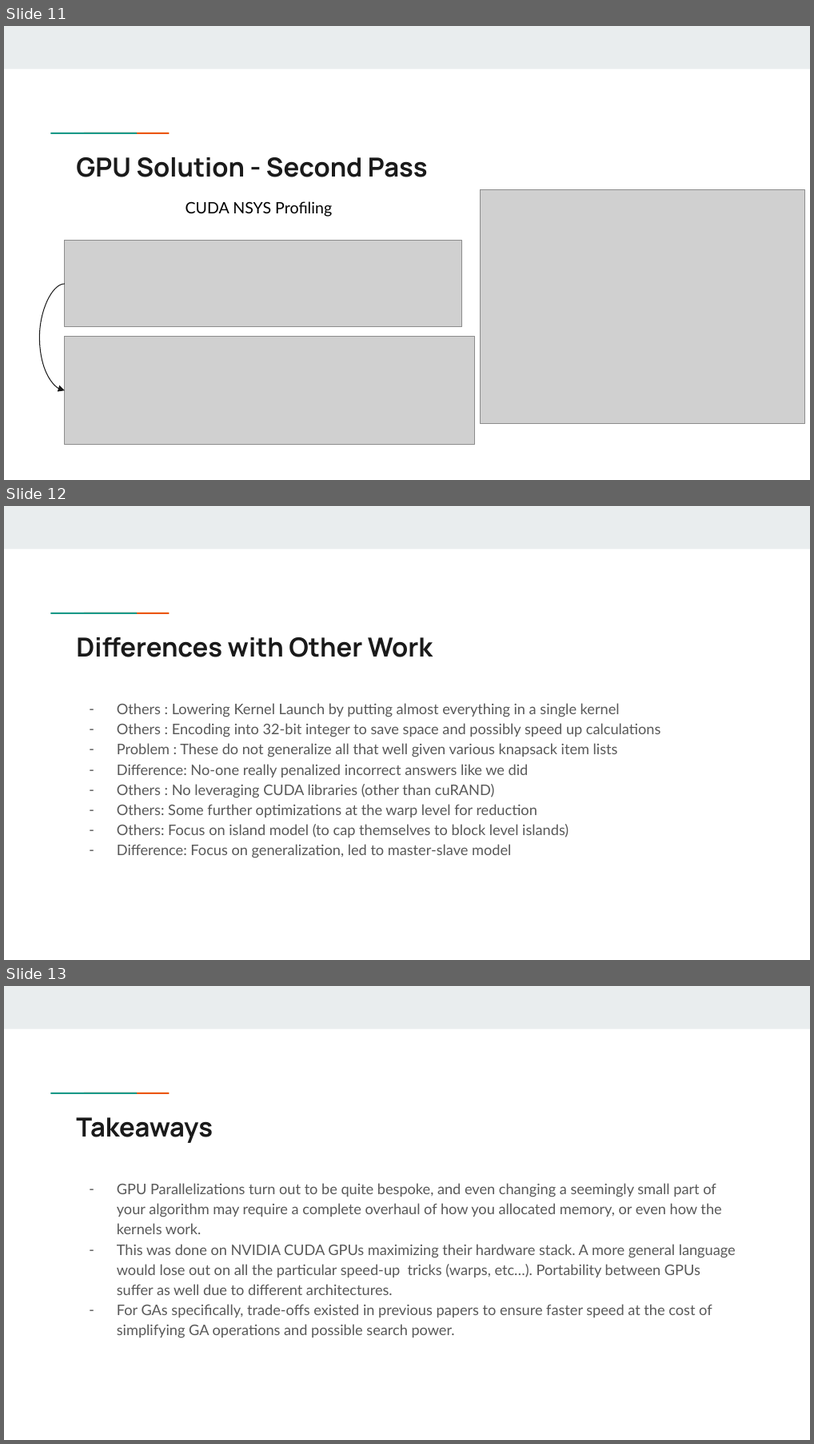
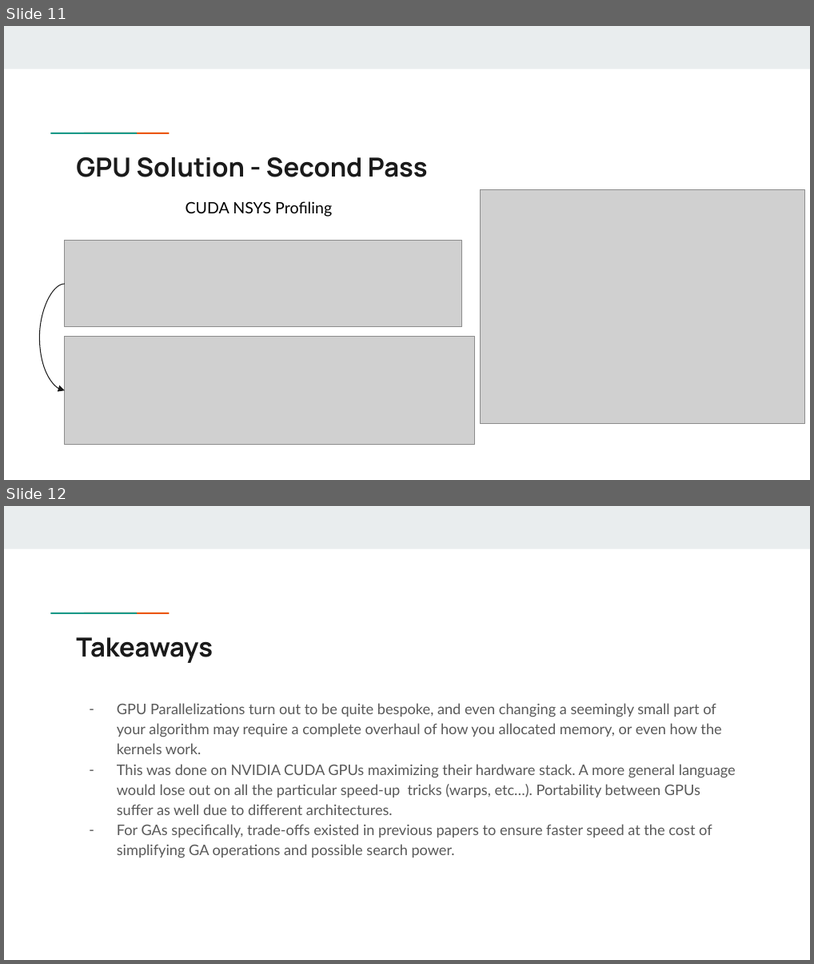
Before and after one commit to ggsavin/ggsavin.github.io, a slide deck: Slide_Presentation.pptx. Shown one above the other, each under a label of ours: slides 11, 12 and 13 before the commit, slides 11 and 12 after it. The pictures are 814x1444 and 814x964 pixels, drawn with LibreOffice and Linux fonts; fonts in the diff are those of the drawing; grey boxes stand for pictures. Boxes give left, top, right and bottom in pixels: in the first picture for what was removed or moved away, otherwise in the second. Text is boxed around its words. In the diff, an @@ line names an element or a change of style, - is before the commit and + after.

```diff
--- a/Slide_Presentation.pptx
+++ b/Slide_Presentation.pptx
@@ slide 12 removed at (x1=4, y1=506, x2=810, y2=960), background #FFFFFF; not listed: 3 template elements that a slide beside it also shows @@
@@ title removed at (x1=76, y1=637, x2=433, y2=657) @@
-Differences with Other Work
@@ text removed at (x1=117, y1=703, x2=661, y2=858) @@
-– Others : Lowering Kernel Launch by putting almost everything in a single kernel
-– Others : Encoding into 32-bit integer to save space and possibly speed up calculations
-– Problem : These do not generalize all that well given various knapsack item lists
-– Difference: No-one really penalized incorrect answers like we did
-– Others : No leveraging CUDA libraries (other than cuRAND)
-– Others: Some further optimizations at the warp level for reduction
-– Others: Focus on island model (to cap themselves to block level islands)
-– Difference: Focus on generalization, led to master-slave model
@@ what was slide 13 is now slide 12 @@
```
Also in this commit, not shown: 1 slide changed, 1 slide added.
